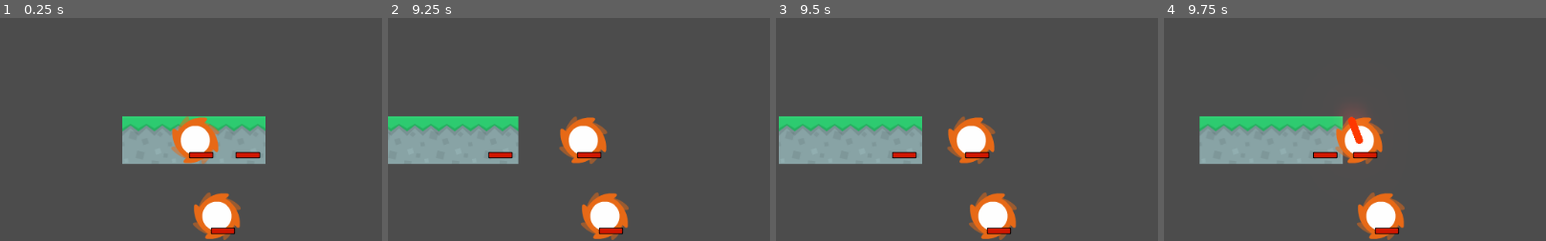
Above: before the commit, frames 1-4 (left to right).
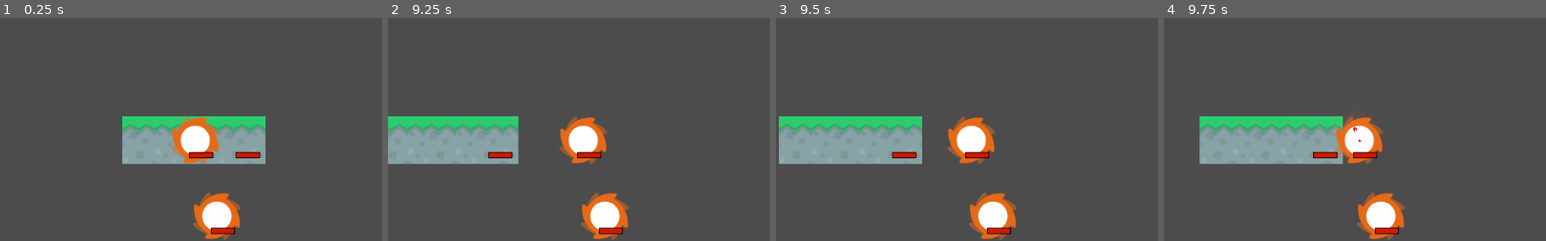
Above: after the commit, the same moments.

Repository: Norodix/GoGodot2
Game: Godot game, scene res://World.tscn
The game is run twice, just before and just after one commit, with the same random seed, the same clock (stepped at 60 frames per second) and the same inputs. This scene is started directly instead of the project's main scene. The engine's default icon, where the game draws it, is replaced by a stand-in: a white triangle on a blue panel in a dark square.
Inputs (mouse positions are % of the whole screen's width and height, from its top left):
- Up to frame 1 (0.25 s): no input
- Up to frame 2 (9.25 s): move the mouse to (45, 70) at 0.52 s; hold Right (ui_right) 0.53-2.03 s; click (45, 70) at 0.67 s; tap W (jump) at 0.77, 1.52, 3.02, 3.77, 4.52, 6.02, 6.77, 7.52, 9.02 s; move the mouse to (80, 65) at 1.27 s; move the mouse to (20, 35) at 2.02 s; hold Left (ui_left) 2.03-4.28 s; move the mouse to (55, 50) at 2.77 s; click (55, 50) at 2.92 s; move the mouse to (35, 25) at 3.52 s; move the mouse to (72, 45) at 4.27 s; hold Right (ui_right) 4.28-8.03 s; move the mouse to (30, 55) at 5.02 s; click (30, 55) at 5.17 s; move the mouse to (60, 28) at 5.77 s; move the mouse to (45, 70) at 6.52 s; move the mouse to (80, 65) at 7.27 s; click (80, 65) at 7.42 s; move the mouse to (20, 35) at 8.02 s; hold Left (ui_left) from 8.03 s (still down); move the mouse to (55, 50) at 8.77 s
- Up to frame 3 (9.5 s): keep holding Left (ui_left)
- Up to frame 4 (9.75 s): move the mouse to (35, 25) at 9.52 s; release Left (ui_left) at 9.53 s; hold Right (ui_right) from 9.53 s (still down); click (35, 25) at 9.67 s
The pictures show only the part of the screen within x 10-60%, y 2-52%; the shares and areas given below are measured in that part.

Frames 1-3 are identical in both runs. In frame 4, 0.3% of the frame differs, in the area x 48-53%, y 44-57%.

Commit message:
Energy beam update

Diff:
--- /dev/null
+++ b/EnergyStreamer/Assets/Sprites/BeamTexture.svg
@@ -0,0 +1,70 @@
+<?xml version="1.0" encoding="UTF-8" standalone="no"?>
+<!-- Created with Inkscape (http://www.inkscape.org/) -->
+
+<svg
+   width="210mm"
+   height="297mm"
+   viewBox="0 0 210 297"
+   version="1.1"
+   id="svg5"
+   inkscape:version="1.1.1 (3bf5ae0d25, 2021-09-20, custom)"
+   sodipodi:docname="BeamTexture.svg"
+   xmlns:inkscape="http://www.inkscape.org/namespaces/inkscape"
+   xmlns:sodipodi="http://sodipodi.sourceforge.net/DTD/sodipodi-0.dtd"
+   xmlns="http://www.w3.org/2000/svg"
+   xmlns:svg="http://www.w3.org/2000/svg">
+  <sodipodi:namedview
+     id="namedview7"
+     pagecolor="#505050"
+     bordercolor="#eeeeee"
+     borderopacity="1"
+     inkscape:pageshadow="0"
+     inkscape:pageopacity="0"
+     inkscape:pagecheckerboard="0"
+     inkscape:document-units="mm"
+     showgrid="false"
+     inkscape:snap-bbox="true"
+     inkscape:snap-bbox-edge-midpoints="true"
+     inkscape:object-paths="true"
+     inkscape:snap-bbox-midpoints="true"
+     inkscape:bbox-paths="false"
+     inkscape:snap-global="true"
+     inkscape:snap-object-midpoints="true"
+     inkscape:zoom="3.6233469"
+     inkscape:cx="343.60497"
+     inkscape:cy="517.61536"
+     inkscape:window-width="1920"
+     inkscape:window-height="1006"
+     inkscape:window-x="0"
+     inkscape:window-y="0"
+     inkscape:window-maximized="1"
+     inkscape:current-layer="layer1" />
+  <defs
+     id="defs2" />
+  <g
+     inkscape:label="Layer 1"
+     inkscape:groupmode="layer"
+     id="layer1">
+    <rect
+       style="fill:#ffffff;stroke-width:3.35318"
+       id="rect846"
+       width="7.2097549"
+       height="26.622297"
+       x="126.18614"
+       y="-115.15589"
+       ry="0"
+       rx="0"
+       transform="rotate(90)"
+       inkscape:export-filename="/home/bence/Documents/GoGodot2/EnergyStreamer/Assets/Sprites/BeamTexture.png"
+       inkscape:export-xdpi="112.73609"
+       inkscape:export-ydpi="112.73609" />
+    <path
+       id="rect996"
+       style="fill:#000000;stroke-width:6.28195"
+       d="m 101.97613,126.18615 5.29167,3.60487 -5.29167,3.60488 h -2.777222 -2.77722 l 5.291672,-3.60488 -5.291672,-3.60487 h 2.77722 z"
+       sodipodi:nodetypes="ccccccccc"
+       inkscape:export-filename="/home/bence/Documents/GoGodot2/EnergyStreamer/Assets/Sprites/BeamTexture.png"
+       inkscape:export-xdpi="112.73609"
+       inkscape:export-ydpi="112.73609" />
+  </g>
+</svg>
--- a/EnergyStreamer/EnergyController.tscn
+++ b/EnergyStreamer/EnergyController.tscn
@@ -1,14 +1,33 @@
-[gd_scene load_steps=8 format=2]
+[gd_scene load_steps=11 format=2]
 
 [ext_resource path="res://EnergyController.gd" type="Script" id=1]
 [ext_resource path="res://Beam.gd" type="Script" id=2]
 [ext_resource path="res://Assets/Sprites/BlurryDot.png" type="Texture" id=3]
+[ext_resource path="res://Assets/Sprites/BeamTexture.png" type="Texture" id=4]
 
 [sub_resource type="Environment" id=3]
 background_mode = 4
 glow_enabled = true
 glow_intensity = 3.37
 glow_strength = 0.57
+
+[sub_resource type="Shader" id=6]
+code = "shader_type canvas_item;
+uniform float speed = 3.0;
+uniform vec4 tintColor : hint_color;
+uniform float glowFactor = 3.0;
+
+void fragment(){
+	vec2 uv = UV - vec2(TIME, 0) * speed;
+	COLOR.rgb = tintColor.rgb * glowFactor;
+	COLOR.a = texture(TEXTURE, uv).r;
+}"
+
+[sub_resource type="ShaderMaterial" id=7]
+shader = SubResource( 6 )
+shader_param/speed = 6.0
+shader_param/tintColor = Color( 1, 0, 0, 1 )
+shader_param/glowFactor = 6.0
 
 [sub_resource type="Curve" id=4]
 _data = [ Vector2( 0, 1 ), 0.0, 0.0, 0, 0, Vector2( 1, 0.102273 ), -2.3, 0.0, 0, 0 ]
@@ -35,14 +54,20 @@
 environment = SubResource( 3 )
 
 [node name="Beam" type="Line2D" parent="."]
+material = SubResource( 7 )
 points = PoolVector2Array( 0, 0, 300, 0 )
-default_color = Color( 3, 0.2, 0, 1 )
+width = 5.0
+texture = ExtResource( 4 )
+texture_mode = 1
 begin_cap_mode = 2
 end_cap_mode = 2
 script = ExtResource( 2 )
 
 [node name="Particles2D" type="Particles2D" parent="."]
 modulate = Color( 5, 1, 1, 1 )
+emitting = false
+amount = 12
+lifetime = 0.8
 visibility_rect = Rect2( -100, -100, 400, 200 )
 process_material = SubResource( 2 )
 texture = ExtResource( 3 )
Binary file added: EnergyStreamer/Assets/Sprites/BeamTexture.png
Not shown, added: EnergyStreamer/Assets/Sprites/BeamTexture.png.import
Not shown, added: EnergyStreamer/Assets/Sprites/BeamTexture.svg.import
